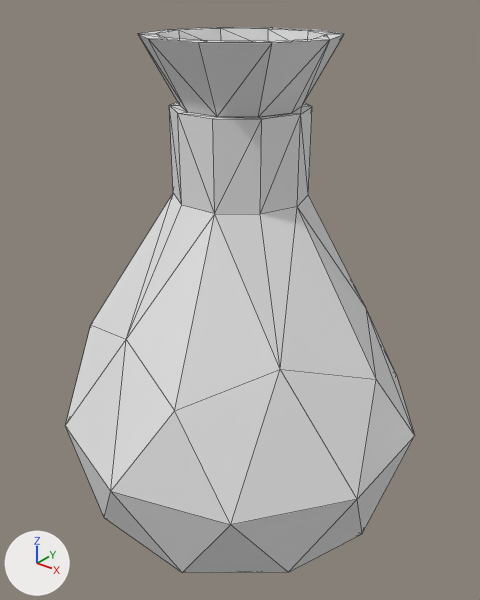
The glTF model Items/Potions/Models/LesserPotion.glb, before and after one commit.
Both versions are drawn from a 50 mm camera at (0.206, -0.258, 0.216) aimed at (-0.003, 0.003, 0.054). Arrows for +X, +Y and +Z are at lower left; the lights stay in place. Mesh edges are drawn as thin lines. Where no turn or scale is listed for an object, it has been applied to the vertices.

In view in the first picture: 'Plug', 'Potion'.
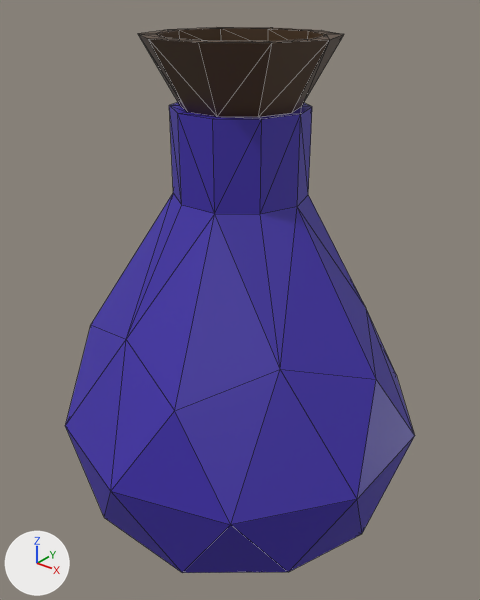
Boxes [x1, y1, x2, y2] around the edits, measured in the pictures (480 x 600 px):
'Potion', recoloured (grey to blue)
    both: [65, 102, 415, 573]
'Plug', recoloured (grey to brown)
    both: [138, 27, 344, 117]

Diff of the bpy script that builds the scene:
```diff
--- a/Items/Potions/Models/LesserPotion.glb.py
+++ b/Items/Potions/Models/LesserPotion.glb.py
@@ mat_potion @@
+mat_potion = principled_material('Potion')
+mat_potion.base_color = (0.0496, 0.0266, 0.393)  # blue #3f2da8
@@ mat_wood @@
+mat_wood = principled_material('Wood')
+mat_wood.base_color = (0.0766, 0.0404, 0.0166)  # brown #4e3923
@@ me_plug @@
 me_plug.from_pydata(...)  # 40 vertices, 68 faces; spans x -0.0472..0.0477, y -0.0454..0.0454, z 0.16..0.1922
+me_plug.materials.append(mat_wood)  # brown #4e3923
@@ me_potion @@
 me_potion.from_pydata(...)  # 80 vertices, 148 faces; spans x -0.096..0.096, y -0.101..0.101, z -0.104..0.16
+me_potion.materials.append(mat_potion)  # blue #3f2da8
```
